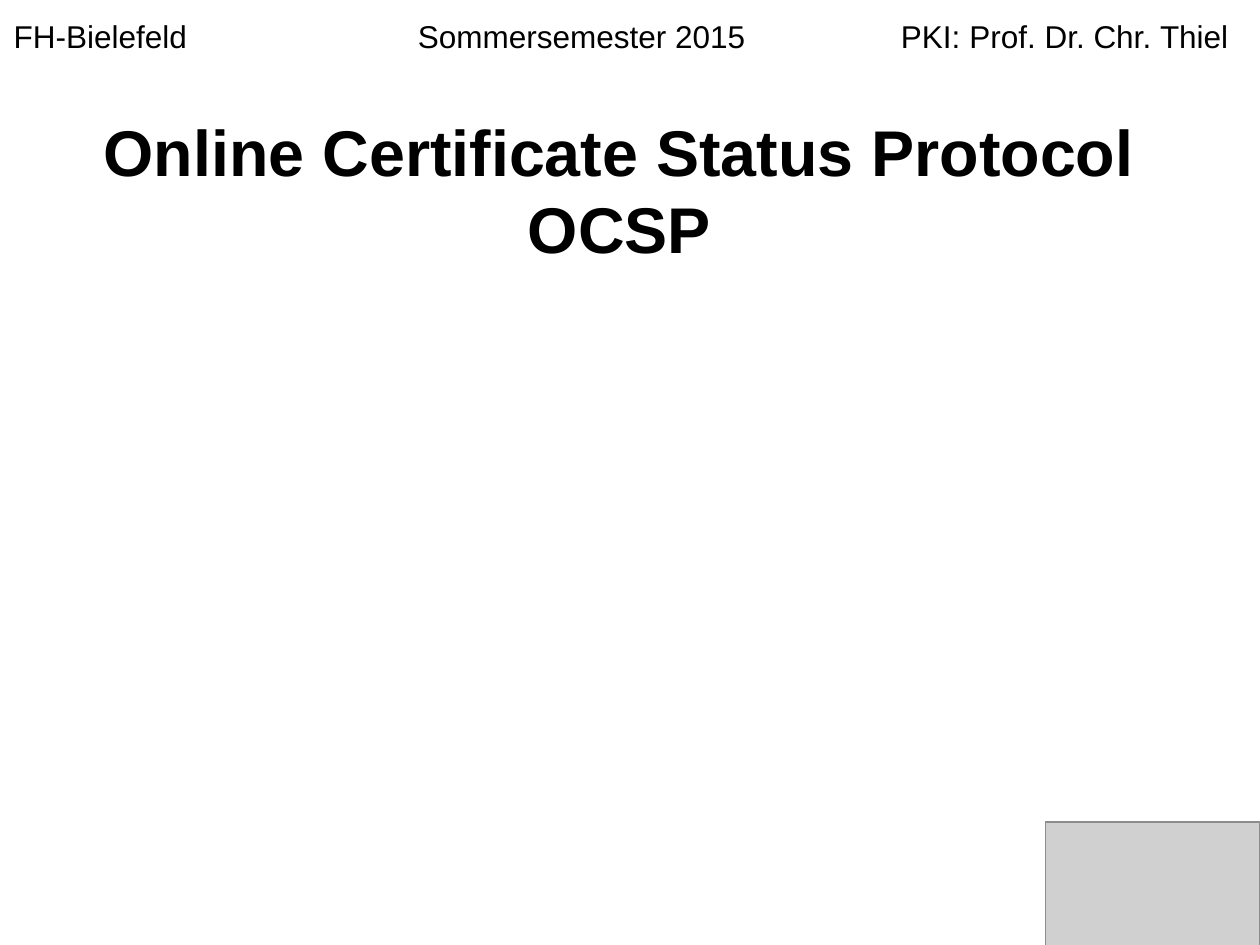
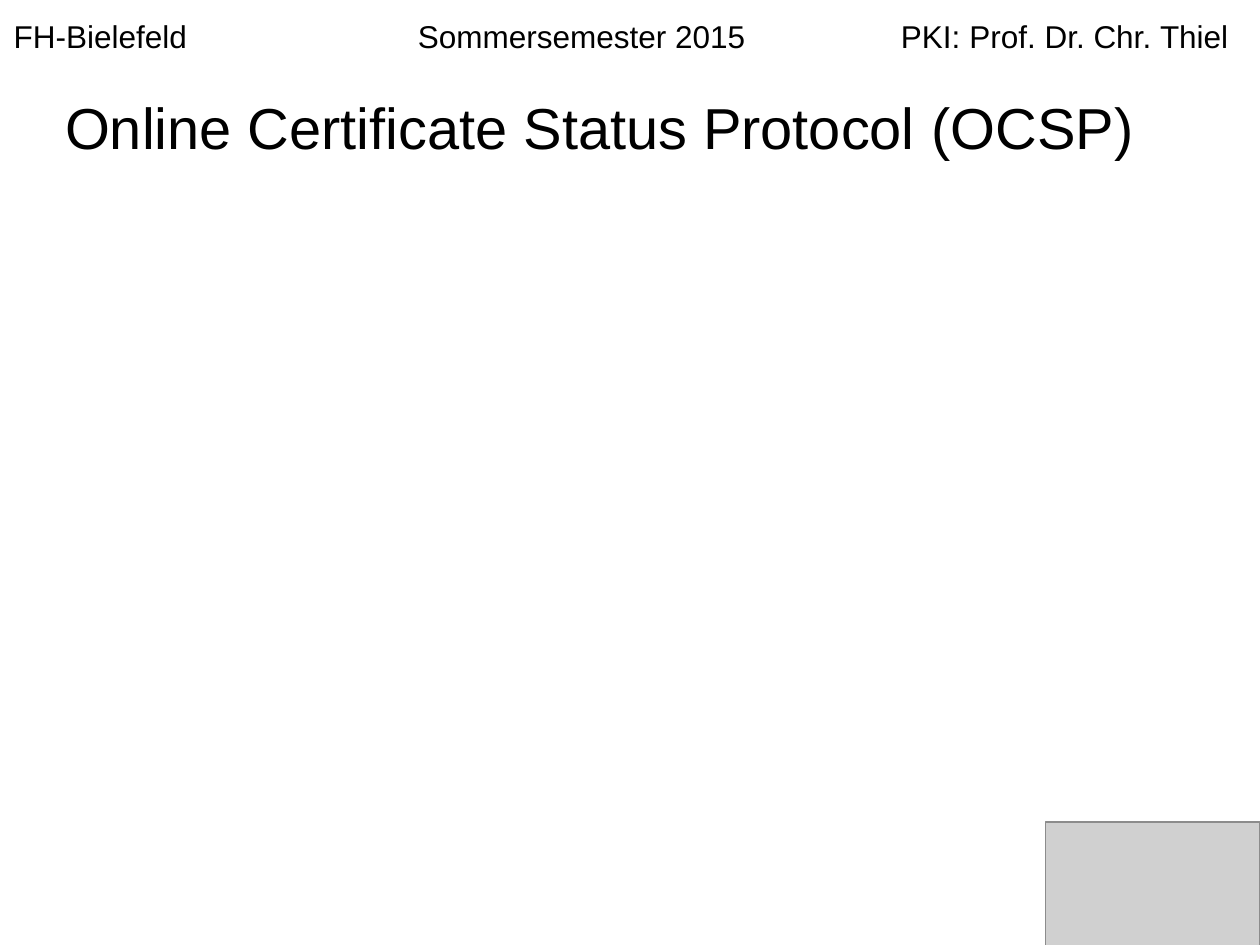
Before and after one commit to langec/pki, a slide deck: slide 9 of Erstellung_einer_PKI.pptx (slide 10 before the commit). Drawn at 1260x945 pixels with LibreOffice and Linux fonts; fonts in the diff are those of the drawing; grey boxes stand for pictures. Boxes give left, top, right and bottom in pixels: in the first picture for what was removed or moved away, otherwise in the second. Text is boxed around its words. In the diff, an @@ line names an element or a change of style, - is before the commit and + after.

```diff
--- a/Erstellung_einer_PKI.pptx
+++ b/Erstellung_einer_PKI.pptx
@@ title at (x1=65, y1=107, x2=1134, y2=160): text changed; size 36.9 to 33 pt; bold off @@
-Online Certificate Status Protocol
-OCSP
+Online Certificate Status Protocol (OCSP)
```
Also in this commit, not shown: 9 other slides changed, 3 slides added.
